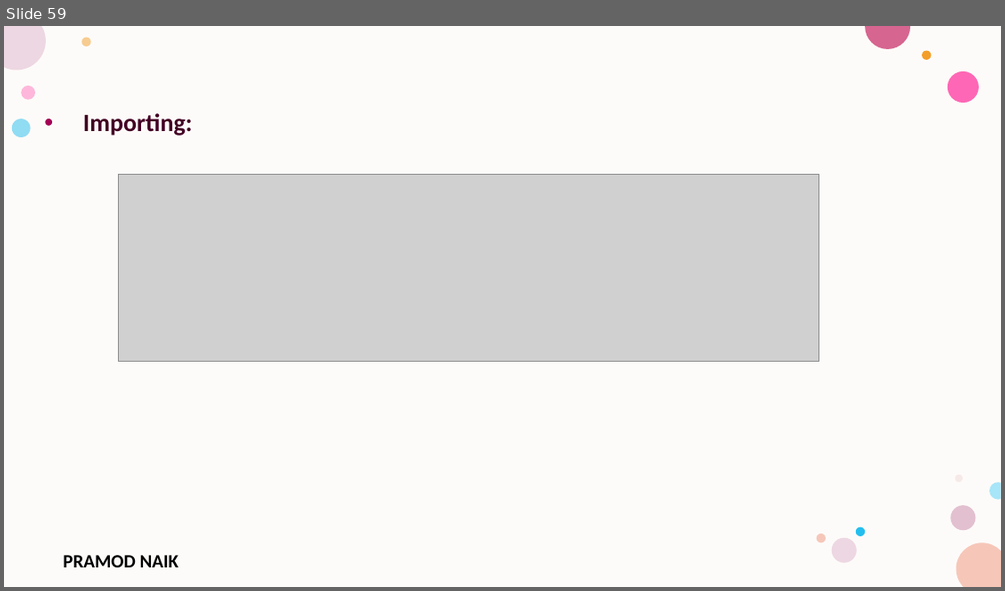
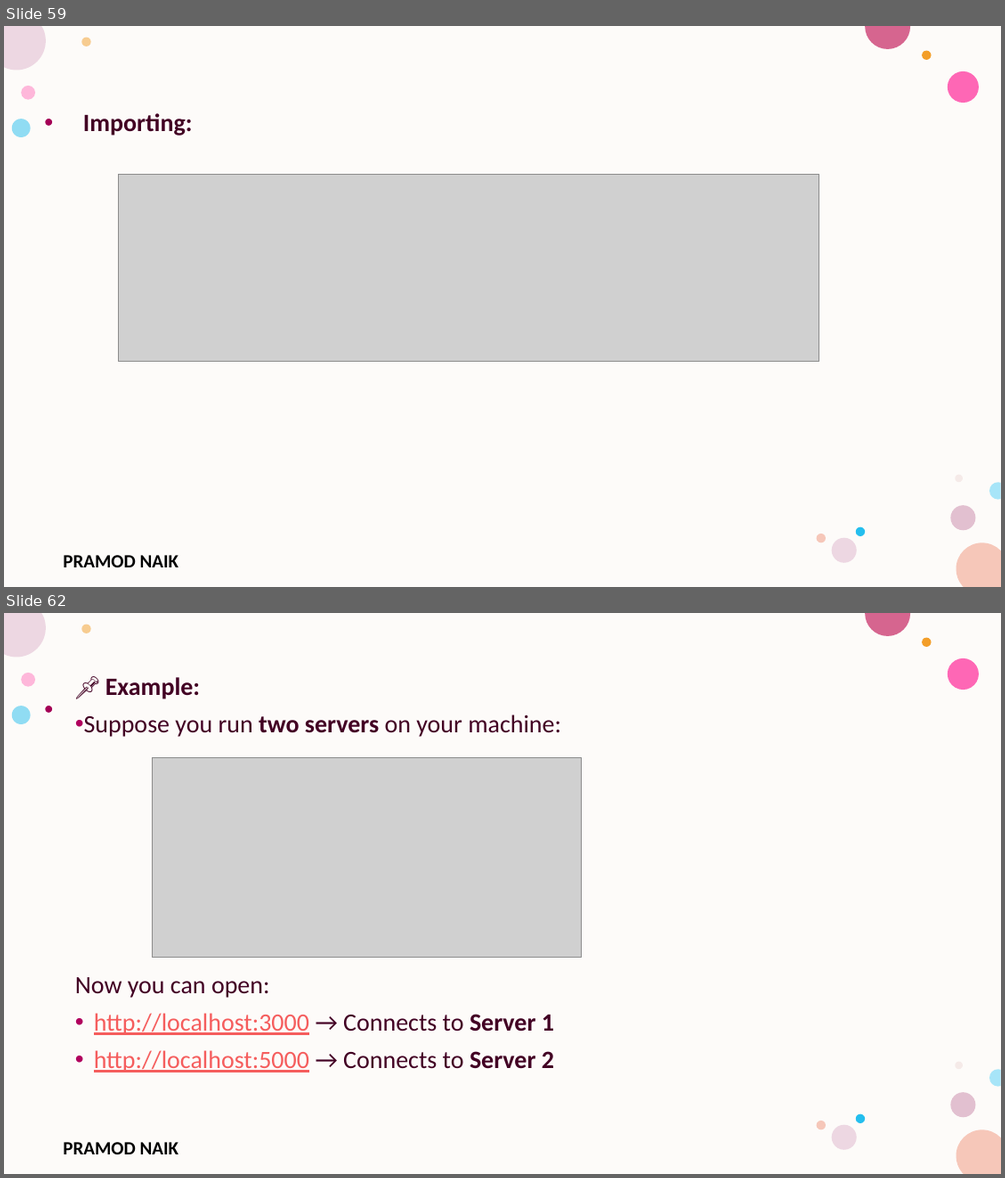
Before and after one commit to PRAMODNAIK-DEV/Node.js-Hands-on-Workshop, a slide deck: Node.js-Hands-on-Workshop 2025.pptx. Shown one above the other, each under a label of ours: slide 59 before the commit, slides 59 and 62 after it; the slides between them are not shown. The pictures are 1005x591 and 1005x1178 pixels, drawn with LibreOffice and Linux fonts; fonts in the diff are those of the drawing; grey boxes stand for pictures; background and template pictures are left out. Boxes give left, top, right and bottom in pixels: in the first picture for what was removed or moved away, otherwise in the second. Text is boxed around its words. In the diff, an @@ line names an element or a change of style, - is before the commit and + after.

```diff
--- a/Node.js-Hands-on-Workshop 2025.pptx
+++ b/Node.js-Hands-on-Workshop 2025.pptx
@@ slide 62 added at box(4, 613, 1001, 1174), background #FFFFFF; not listed: 17 template elements that a slide beside it also shows @@
@@ text added at box(75, 677, 561, 1072), 24 pt, text #420023 @@
+📌 Example:
+• Suppose you run two servers on your machine:
+Now you can open:
+• http://localhost:3000 → Connects to Server 1
+• http://localhost:5000 → Connects to Server 2
@@ picture added at box(152, 757, 582, 957) @@
```
Also in this commit, not shown: 18 other slides added, 2 other files.
